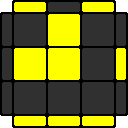
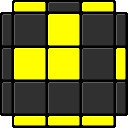
Layer changes from the first 128×128 image to the second:
painted on "color" over (x1=2, y1=2, x2=126, y2=126)
